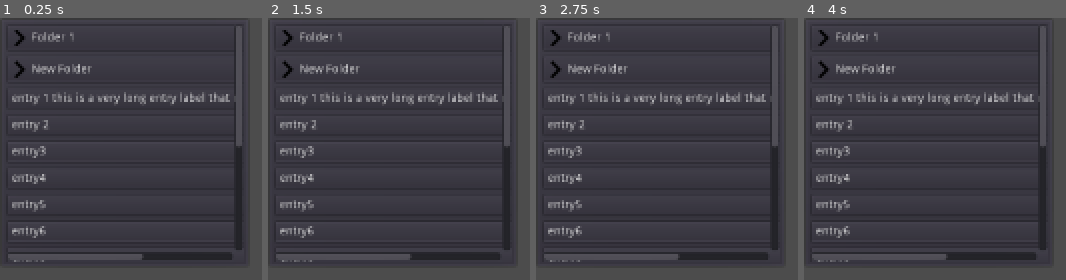
Above: before the commit, frames 1-4 (left to right).
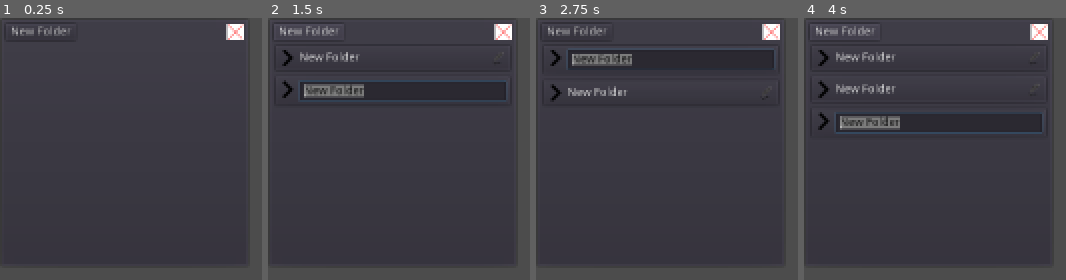
Above: after the commit, the same moments.

Repository: feyrkh/cycle-of-eternity
Game: Godot game, scene res://ui/Organizer.tscn
Two runs of this game, one before a commit and one after it. Both use one fixed random seed, a clock stepped at 60 frames per second and the inputs below. The project has no main scene, so this scene is started directly.
Inputs (mouse positions are in pixels of both pictures, inside the frame that each line leads up to):
- Up to frame 1 (0.25 s): no input
- Up to frame 2 (1.5 s): click (309, 31) at 0.5 s, where only the run after the commit has a clickable "New Folder"; click (309, 31) at 1.25 s, where only the run after the commit has a clickable "New Folder"
- Up to frame 3 (2.75 s): click (766, 57) at 2.02 s
- Up to frame 4 (4 s): click (1034, 93) at 2.77 s; click (845, 31) at 3.5 s, where only the run after the commit has a clickable "New Folder"

The runs differ from the first frame. In frame 1, 5.9% of the frame differs, in the area x 3-94%, y 2-94%; in frame 2, 8.1%; in frame 3, 8.0%; in frame 4, 9.1%, in the area x 2-94%, y 2-94%.

Commit message:
Delete dialog for organizer

Diff:
--- a/project.godot
+++ b/project.godot
@@ -19,6 +19,11 @@
 "language": "GDScript",
 "path": "res://cultivation/KiUtil.gd"
 }, {
+"base": "ConfirmationDialog",
+"class": "OrganizerDeleteConfirmationDialog",
+"language": "GDScript",
+"path": "res://ui/OrganizerDeleteConfirmDialog.gd"
+}, {
 "base": "PanelContainer",
 "class": "OrganizerEntry",
 "language": "GDScript",
@@ -28,12 +33,19 @@
 "class": "OrganizerFolder",
 "language": "GDScript",
 "path": "res://ui/OrganizerFolder.gd"
+}, {
+"base": "LineEdit",
+"class": "OrganizerLabelEdit",
+"language": "GDScript",
+"path": "res://ui/OrganizerLabelEdit.gd"
 } ]
 _global_script_class_icons={
 "DragHandle": "",
 "KiUtil": "",
+"OrganizerDeleteConfirmationDialog": "",
 "OrganizerEntry": "",
-"OrganizerFolder": ""
+"OrganizerFolder": "",
+"OrganizerLabelEdit": ""
 }
 
 [application]
--- a/ui/Organizer.gd
+++ b/ui/Organizer.gd
@@ -1,7 +1,8 @@
 extends PanelContainer
 
+export(NodePath) var entryContainerPath
 onready var dragIndicator = $DragIndicator
-onready var entryContainer = $'ScrollContainer/VBoxContainer'
+onready var entryContainer = get_node(entryContainerPath)
 
 var draggingEntry:Node = null
 enum {TOP_OF_LIST, BOTTOM_OF_LIST, AFTER_NODE, BEFORE_NODE}
@@ -9,6 +10,8 @@
 var dropTarget:Node = null
 var dropContainer:Control = null
 
+const OrganizerFolderScene = preload('./OrganizerFolder.tscn')
+const OrganizerEntryScene = preload('./OrganizerEntry.tscn')
 
 func _ready():
 	for child in get_children():
@@ -104,7 +107,7 @@
 #
 #
 func connect_drag_events_for_tree(entry):
-	if entry is Control:
+	if entry is Control and !entry.name.ends_with('Target'):
 		print('setting up drag for ', entry)
 		entry.set_drag_forwarding(self)
 	for child in entry.get_children():
@@ -112,7 +115,6 @@
 
 func add_new_entry(entry:Node2D):
 	if entry.has_method('connect_parent_container'): entry.connect_parent_container(self)
-
 	add_child(entry)
 
 func can_drop_data(position, data):
@@ -150,9 +152,18 @@
 func get_drag_data_fw(position, from_control):
 	while from_control && !(from_control is OrganizerEntry) && !(from_control is OrganizerFolder):
 		from_control = from_control.get_parent()
-	if !from_control: return null
+	if !from_control || !from_control.draggable: return null
 	draggingEntry = from_control
 	dragIndicator.visible = true
 	set_process(true)
+	if draggingEntry && draggingEntry.has_method('highlight'): draggingEntry.highlight()
 	print('starting drag for ', from_control)
 	return from_control
+
+
+func _on_NewFolderButton_pressed():
+	var newFolder = OrganizerFolderScene.instance()
+	entryContainer.add_child(newFolder)
+	connect_drag_events_for_tree(newFolder)
+	yield(get_tree(),"idle_frame")
+	newFolder.edit_name()
--- a/ui/Organizer.tscn
+++ b/ui/Organizer.tscn
@@ -1,10 +1,8 @@
-[gd_scene load_steps=6 format=2]
+[gd_scene load_steps=4 format=2]
 
-[ext_resource path="res://ui/OrganizerEntry.tscn" type="PackedScene" id=1]
 [ext_resource path="res://ui/Organizer.gd" type="Script" id=2]
-[ext_resource path="res://img/carat_icon.png" type="Texture" id=3]
-[ext_resource path="res://ui/OrganizerFolder.gd" type="Script" id=4]
-[ext_resource path="res://ui/OrganizerFolder.tscn" type="PackedScene" id=5]
+[ext_resource path="res://img/delete.png" type="Texture" id=3]
+[ext_resource path="res://ui/OrganizerDeleteTarget.gd" type="Script" id=4]
 
 [node name="Organizer" type="PanelContainer"]
 margin_right = 300.0
@@ -14,152 +12,56 @@
 __meta__ = {
 "_edit_use_anchors_": false
 }
+entryContainerPath = NodePath("VBoxContainer/ScrollContainer/EntryContainer")
 
-[node name="ScrollContainer" type="ScrollContainer" parent="."]
+[node name="VBoxContainer" type="VBoxContainer" parent="."]
 margin_left = 7.0
 margin_top = 7.0
 margin_right = 293.0
 margin_bottom = 293.0
 
-[node name="VBoxContainer" type="VBoxContainer" parent="ScrollContainer"]
-margin_right = 274.0
-margin_bottom = 528.0
+[node name="ToolContainer" type="HBoxContainer" parent="VBoxContainer"]
+margin_right = 286.0
+margin_bottom = 20.0
+
+[node name="NewFolderButton" type="Button" parent="VBoxContainer/ToolContainer"]
+margin_right = 84.0
+margin_bottom = 20.0
+hint_tooltip = "Create a new folder for organizational purposes"
+text = "New Folder"
+
+[node name="DeleteTarget" type="TextureRect" parent="VBoxContainer/ToolContainer"]
+margin_left = 266.0
+margin_right = 286.0
+margin_bottom = 20.0
+hint_tooltip = "Drag entries and folders here to delete"
+size_flags_horizontal = 10
+texture = ExtResource( 3 )
+script = ExtResource( 4 )
+
+[node name="ScrollContainer" type="ScrollContainer" parent="VBoxContainer"]
+margin_top = 24.0
+margin_right = 286.0
+margin_bottom = 286.0
 size_flags_horizontal = 3
 size_flags_vertical = 3
+follow_focus = true
 
-[node name="folder1" type="PanelContainer" parent="ScrollContainer/VBoxContainer"]
-margin_right = 274.0
-margin_bottom = 38.0
-script = ExtResource( 4 )
-labelText = "Folder 1"
-
-[node name="VBoxContainer" type="VBoxContainer" parent="ScrollContainer/VBoxContainer/folder1"]
-margin_left = 7.0
-margin_top = 7.0
-margin_right = 267.0
-margin_bottom = 31.0
-
-[node name="HBoxContainer" type="HBoxContainer" parent="ScrollContainer/VBoxContainer/folder1/VBoxContainer"]
-margin_right = 260.0
-margin_bottom = 20.0
-
-[node name="OpenIcon" type="TextureRect" parent="ScrollContainer/VBoxContainer/folder1/VBoxContainer/HBoxContainer"]
-margin_right = 20.0
-margin_bottom = 20.0
-rect_pivot_offset = Vector2( 10, 10 )
-mouse_filter = 0
-texture = ExtResource( 3 )
-__meta__ = {
-"_edit_use_anchors_": false
-}
-
-[node name="Label" type="Label" parent="ScrollContainer/VBoxContainer/folder1/VBoxContainer/HBoxContainer"]
-margin_left = 24.0
-margin_top = 3.0
-margin_right = 106.0
-margin_bottom = 17.0
-mouse_filter = 1
-text = "Folder Name"
-
-[node name="EntryContainer" type="VBoxContainer" parent="ScrollContainer/VBoxContainer/folder1/VBoxContainer"]
-margin_top = 24.0
-margin_right = 260.0
-margin_bottom = 24.0
-
-[node name="folder2" parent="ScrollContainer/VBoxContainer" instance=ExtResource( 5 )]
-
-[node name="entry1" parent="ScrollContainer/VBoxContainer" instance=ExtResource( 1 )]
-margin_top = 84.0
-margin_right = 274.0
-margin_bottom = 112.0
-labelText = "entry 1 this is a very long entry label that might even scroll off the end"
-
-[node name="entry2" parent="ScrollContainer/VBoxContainer" instance=ExtResource( 1 )]
-margin_top = 116.0
-margin_right = 274.0
-margin_bottom = 144.0
-labelText = "entry 2"
-
-[node name="entry  3" parent="ScrollContainer/VBoxContainer" instance=ExtResource( 1 )]
-margin_top = 148.0
-margin_right = 274.0
-margin_bottom = 176.0
-labelText = "entry3"
-
-[node name="PanelContainer4" parent="ScrollContainer/VBoxContainer" instance=ExtResource( 1 )]
-margin_top = 180.0
-margin_right = 274.0
-margin_bottom = 208.0
-labelText = "entry4"
-
-[node name="PanelContainer5" parent="ScrollContainer/VBoxContainer" instance=ExtResource( 1 )]
-margin_top = 212.0
-margin_right = 274.0
-margin_bottom = 240.0
-labelText = "entry5"
-
-[node name="PanelContainer6" parent="ScrollContainer/VBoxContainer" instance=ExtResource( 1 )]
-margin_top = 244.0
-margin_right = 274.0
-margin_bottom = 272.0
-labelText = "entry6"
-
-[node name="PanelContainer7" parent="ScrollContainer/VBoxContainer" instance=ExtResource( 1 )]
-margin_top = 276.0
-margin_right = 274.0
-margin_bottom = 304.0
-labelText = "entry6"
-
-[node name="PanelContainer8" parent="ScrollContainer/VBoxContainer" instance=ExtResource( 1 )]
-margin_top = 308.0
-margin_right = 274.0
-margin_bottom = 336.0
-labelText = "entry6"
-
-[node name="PanelContainer9" parent="ScrollContainer/VBoxContainer" instance=ExtResource( 1 )]
-margin_top = 340.0
-margin_right = 274.0
-margin_bottom = 368.0
-labelText = "entry6"
-
-[node name="PanelContainer10" parent="ScrollContainer/VBoxContainer" instance=ExtResource( 1 )]
-margin_top = 372.0
-margin_right = 274.0
-margin_bottom = 400.0
-labelText = "entry6"
-
-[node name="PanelContainer11" parent="ScrollContainer/VBoxContainer" instance=ExtResource( 1 )]
-margin_top = 404.0
-margin_right = 274.0
-margin_bottom = 432.0
-labelText = "entry6"
-
-[node name="PanelContainer12" parent="ScrollContainer/VBoxContainer" instance=ExtResource( 1 )]
-margin_top = 436.0
-margin_right = 274.0
-margin_bottom = 464.0
-labelText = "entry6"
-
-[node name="PanelContainer13" parent="ScrollContainer/VBoxContainer" instance=ExtResource( 1 )]
-margin_top = 468.0
-margin_right = 274.0
-margin_bottom = 496.0
-labelText = "entry6"
-
-[node name="PanelContainer14" parent="ScrollContainer/VBoxContainer" instance=ExtResource( 1 )]
-margin_top = 500.0
-margin_right = 274.0
-margin_bottom = 528.0
-labelText = "entry6"
+[node name="EntryContainer" type="VBoxContainer" parent="VBoxContainer/ScrollContainer"]
+margin_right = 286.0
+margin_bottom = 262.0
+size_flags_horizontal = 3
+size_flags_vertical = 3
 
 [node name="DragIndicator" type="Node2D" parent="."]
 
 [node name="ColorRect" type="ColorRect" parent="DragIndicator"]
 margin_left = 7.0
-margin_right = 200.0
+margin_right = 230.0
 margin_bottom = 1.0
 rect_min_size = Vector2( 0, 1 )
 __meta__ = {
 "_edit_use_anchors_": false
 }
-[connection signal="gui_input" from="ScrollContainer/VBoxContainer/folder1/VBoxContainer/HBoxContainer/OpenIcon" to="ScrollContainer/VBoxContainer/folder1" method="_on_TextureRect_gui_input"]
+[connection signal="pressed" from="VBoxContainer/ToolContainer/NewFolderButton" to="." method="_on_NewFolderButton_pressed"]
+[connection signal="mouse_exited" from="VBoxContainer/ToolContainer/DeleteTarget" to="VBoxContainer/ToolContainer/DeleteTarget" method="_on_DeleteTarget_mouse_exited"]
--- /dev/null
+++ b/ui/OrganizerDeleteButton.tscn
@@ -0,0 +1,12 @@
+[gd_scene load_steps=2 format=2]
+
+[ext_resource path="res://img/delete.png" type="Texture" id=1]
+
+[node name="DeleteButton" type="TextureButton"]
+margin_left = 240.0
+margin_right = 260.0
+margin_bottom = 20.0
+texture_normal = ExtResource( 1 )
+__meta__ = {
+"_edit_use_anchors_": false
+}
--- /dev/null
+++ b/ui/OrganizerDeleteConfirmDialog.gd
@@ -0,0 +1,2 @@
+extends ConfirmationDialog
+class_name OrganizerDeleteConfirmationDialog
--- /dev/null
+++ b/ui/OrganizerDeleteConfirmDialog.tscn
@@ -0,0 +1,14 @@
+[gd_scene load_steps=2 format=2]
+
+[ext_resource path="res://ui/OrganizerDeleteConfirmDialog.gd" type="Script" id=1]
+
+[node name="OrganizerDeleteConfirmDialog" type="ConfirmationDialog"]
+margin_right = 200.0
+margin_bottom = 70.0
+window_title = "Really delete?"
+resizable = true
+dialog_autowrap = true
+script = ExtResource( 1 )
+__meta__ = {
+"_edit_use_anchors_": false
+}
--- /dev/null
+++ b/ui/OrganizerDeleteTarget.gd
@@ -0,0 +1,13 @@
+extends TextureRect
+
+func can_drop_data(position, data):
+	var retval = (data is OrganizerEntry) or (data is OrganizerFolder)
+	if retval:
+		self.modulate = Color.pink
+	return retval
+
+func drop_data(position, data):
+	if data.has_method('ask_to_delete'): data.ask_to_delete()
+
+func _on_DeleteTarget_mouse_exited():
+	self.modulate = Color.white
--- /dev/null
+++ b/ui/OrganizerEditNameButton.tscn
@@ -0,0 +1,12 @@
+[gd_scene load_steps=2 format=2]
+
+[ext_resource path="res://img/quill.png" type="Texture" id=1]
+
+[node name="EditNameButton" type="TextureButton"]
+margin_left = 240.0
+margin_right = 260.0
+margin_bottom = 20.0
+texture_normal = ExtResource( 1 )
+__meta__ = {
+"_edit_use_anchors_": false
+}
--- a/ui/OrganizerEntry.gd
+++ b/ui/OrganizerEntry.gd
@@ -2,8 +2,52 @@
 class_name OrganizerEntry
 
 export var labelText = 'entry'
+export var draggable = true
+
+onready var label = $HBoxContainer/Label
+onready var editNameButton = $HBoxContainer/EditNameButton
+
+var editBox:OrganizerLabelEdit
 
 func _ready():
 	print('loading')
-	$HBoxContainer/Label.text = labelText
+	label.text = labelText
 	labelText = null
+
+func highlight():
+	self.modulate = Color.yellow
+
+func unhighlight():
+	self.modulate = Color.white
+
+func edit_name():
+	label.visible = false
+	editNameButton.visible = false
+	editBox = OrganizerLabelEdit.new()
+	label.get_parent().add_child(editBox)
+	editBox.text = label.text
+	editBox.grab_focus()
+	editBox.size_flags_horizontal = SIZE_EXPAND_FILL
+	editBox.select_all()
+	editBox.connect("focus_exited", self, 'update_name_lost_focus')
+	editBox.connect("text_entered", self, 'update_name_entered')
+
+func update_name_lost_focus():
+	label.text = editBox.text
+	editBox.visible = false
+	label.visible = true
+	editNameButton.visible = true
+	editBox.queue_free()
+
+func update_name_entered(newText):
+	update_name_lost_focus()
+
+func ask_to_delete():
+	var confirm:OrganizerDeleteConfirmationDialog = OrganizerDeleteConfirmationDialog.new()
+	confirm.dialog_text = "Are you sure you want to delete "+label.text+"?\n\nThis is irreversible."
+	confirm.connect("confirmed", self, 'really_delete')
+	get_tree().root.add_child(confirm)
+	confirm.popup()
+
+func really_delete():
+	self.queue_free()
--- a/ui/OrganizerEntry.tscn
+++ b/ui/OrganizerEntry.tscn
@@ -1,25 +1,7 @@
 [gd_scene load_steps=3 format=2]
 
 [ext_resource path="res://ui/OrganizerEntry.gd" type="Script" id=1]
-
-[sub_resource type="GDScript" id=1]
-script/source = "extends Label
-
-
-# Declare member variables here. Examples:
-# var a = 2
-# var b = \"text\"
-
-
-# Called when the node enters the scene tree for the first time.
-func _ready():
-	pass # Replace with function body.
-
-
-# Called every frame. 'delta' is the elapsed time since the previous frame.
-#func _process(delta):
-#	pass
-"
+[ext_resource path="res://ui/OrganizerEditNameButton.tscn" type="PackedScene" id=2]
 
 [node name="OrganizerEntry" type="PanelContainer"]
 margin_right = 286.0
@@ -33,16 +15,17 @@
 margin_left = 7.0
 margin_top = 7.0
 margin_right = 279.0
-margin_bottom = 21.0
+margin_bottom = 27.0
 
-[node name="Label" type="Label" parent="HBoxContainer"]
-margin_right = 32.0
-margin_bottom = 14.0
-mouse_filter = 1
-size_flags_horizontal = 0
-size_flags_vertical = 0
+[node name="Label" type="Button" parent="HBoxContainer"]
+margin_right = 248.0
+margin_bottom = 20.0
+size_flags_horizontal = 3
 text = "Entry"
-script = SubResource( 1 )
-__meta__ = {
-"_edit_use_anchors_": false
-}
+flat = true
+align = 0
+
+[node name="EditNameButton" parent="HBoxContainer" instance=ExtResource( 2 )]
+margin_left = 252.0
+margin_right = 272.0
+[connection signal="pressed" from="HBoxContainer/EditNameButton" to="." method="edit_name"]
--- a/ui/OrganizerFolder.gd
+++ b/ui/OrganizerFolder.gd
@@ -3,15 +3,20 @@
 
 onready var folderOpenIcon = $VBoxContainer/HBoxContainer/OpenIcon
 onready var entryContainer = $VBoxContainer/EntryContainer
+onready var label = $VBoxContainer/HBoxContainer/Label
+onready var editNameButton = $VBoxContainer/HBoxContainer/EditNameButton
 
 export var labelText = "folder"
+export var draggable = true
+
 var isOpen = false
+var editBox:OrganizerLabelEdit
 
 # Called when the node enters the scene tree for the first time.
 func _ready():
 	self.rect_pivot_offset = rect_size / 2
 	entryContainer.visible = false
-	$VBoxContainer/HBoxContainer/Label.text = labelText
+	label.text = labelText
 	labelText = null
 
 func get_entry_container():
@@ -28,8 +33,9 @@
 		entryContainer.visible = false
 
 func on_dropped():
-	yield(get_tree(),"idle_frame")
-	update_contents()
+	if(get_tree()):
+		yield(get_tree(),"idle_frame")
+		update_contents()
 
 func _on_TextureRect_gui_input(event):
 	if event is InputEventMouseButton:
@@ -41,7 +47,50 @@
 	isOpen = !isOpen
 	update_contents()
 
-
 func _on_OpenIcon_visibility_changed():
 	yield(get_tree(),"idle_frame")
 	update_contents()
+
+func highlight():
+	self.modulate = Color.yellow
+
+func unhighlight():
+	self.modulate = Color.white
+
+func edit_name():
+	label.visible = false
+	editNameButton.visible = false
+	editBox = OrganizerLabelEdit.new()
+	label.get_parent().add_child(editBox)
+	editBox.text = label.text
+	editBox.grab_focus()
+	editBox.size_flags_horizontal = SIZE_EXPAND_FILL
+	editBox.select_all()
+	editBox.connect("focus_exited", self, 'update_name_lost_focus')
+	editBox.connect("text_entered", self, 'update_name_entered')
+
+func update_name_lost_focus():
+	label.text = editBox.text
+	editBox.visible = false
+	label.visible = true
+	editNameButton.visible = true
+	editBox.queue_free()
+
+func update_name_entered(newText):
+	update_name_lost_focus()
+
+func ask_to_delete():
+	var confirm:OrganizerDeleteConfirmationDialog = OrganizerDeleteConfirmationDialog.new()
+	confirm.dialog_text = "Are you sure you want to delete "+label.text+"?\n\nThis is irreversible."
+	confirm.connect("confirmed", self, 'really_delete')
+	get_tree().root.add_child(confirm)
+	confirm.popup()
+
+func really_delete():
+	var prevNode = self
+	for child in entryContainer.get_children():
+		entryContainer.remove_child(child)
+		get_parent().add_child_below_node(prevNode, child)
+		prevNode = child
+	yield(get_tree(), 'idle_frame')
+	self.queue_free()
--- a/ui/OrganizerFolder.tscn
+++ b/ui/OrganizerFolder.tscn
@@ -1,13 +1,16 @@
-[gd_scene load_steps=3 format=2]
+[gd_scene load_steps=4 format=2]
 
 [ext_resource path="res://ui/OrganizerFolder.gd" type="Script" id=1]
 [ext_resource path="res://img/carat_icon.png" type="Texture" id=2]
+[ext_resource path="res://ui/OrganizerEditNameButton.tscn" type="PackedScene" id=3]
 
-[node name="folder2" type="PanelContainer"]
-margin_top = 42.0
+[node name="OrganizerFolder" type="PanelContainer"]
 margin_right = 274.0
-margin_bottom = 80.0
+margin_bottom = 38.0
 script = ExtResource( 1 )
+__meta__ = {
+"_edit_use_anchors_": false
+}
 labelText = "New Folder"
 
 [node name="VBoxContainer" type="VBoxContainer" parent="."]
@@ -25,6 +28,7 @@
 margin_bottom = 20.0
 rect_pivot_offset = Vector2( 10, 10 )
 mouse_filter = 0
+size_flags_vertical = 3
 texture = ExtResource( 2 )
 __meta__ = {
 "_edit_use_anchors_": false
@@ -33,10 +37,13 @@
 [node name="Label" type="Label" parent="VBoxContainer/HBoxContainer"]
 margin_left = 24.0
 margin_top = 3.0
-margin_right = 106.0
+margin_right = 236.0
 margin_bottom = 17.0
 mouse_filter = 1
+size_flags_horizontal = 3
 text = "Folder Name"
+
+[node name="EditNameButton" parent="VBoxContainer/HBoxContainer" instance=ExtResource( 3 )]
 
 [node name="EntryContainer" type="VBoxContainer" parent="VBoxContainer"]
 margin_top = 24.0
@@ -44,3 +51,4 @@
 margin_bottom = 24.0
 [connection signal="gui_input" from="VBoxContainer/HBoxContainer/OpenIcon" to="." method="_on_TextureRect_gui_input"]
 [connection signal="visibility_changed" from="VBoxContainer/HBoxContainer/OpenIcon" to="." method="_on_OpenIcon_visibility_changed"]
+[connection signal="pressed" from="VBoxContainer/HBoxContainer/EditNameButton" to="." method="edit_name"]
--- /dev/null
+++ b/ui/OrganizerLabelEdit.gd
@@ -0,0 +1,2 @@
+extends LineEdit
+class_name OrganizerLabelEdit
--- /dev/null
+++ b/ui/OrganizerLabelEdit.tscn
@@ -0,0 +1,14 @@
+[gd_scene load_steps=2 format=2]
+
+[ext_resource path="res://ui/OrganizerLabelEdit.gd" type="Script" id=1]
+
+[node name="LineEdit" type="LineEdit"]
+margin_left = 24.0
+margin_right = 260.0
+margin_bottom = 24.0
+size_flags_horizontal = 3
+max_length = 20
+script = ExtResource( 1 )
+__meta__ = {
+"_edit_use_anchors_": false
+}
Binary file added: img/delete.png
Not shown, added: img/delete.png.import
Binary file added: img/quill.png
Not shown, added: img/quill.png.import
Binary file added: reference/delete.png
Not shown, added: reference/delete.png.import
Not shown, added: reference/quill.xcf
